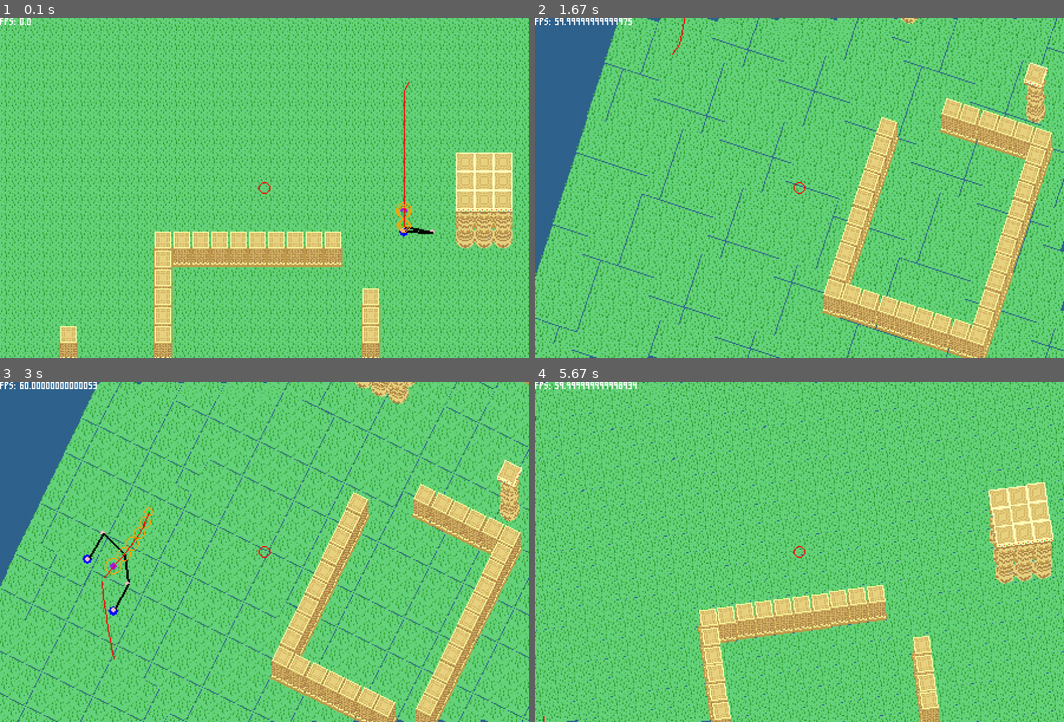
Above: before the commit, frames 1-4 (two rows, left to right).
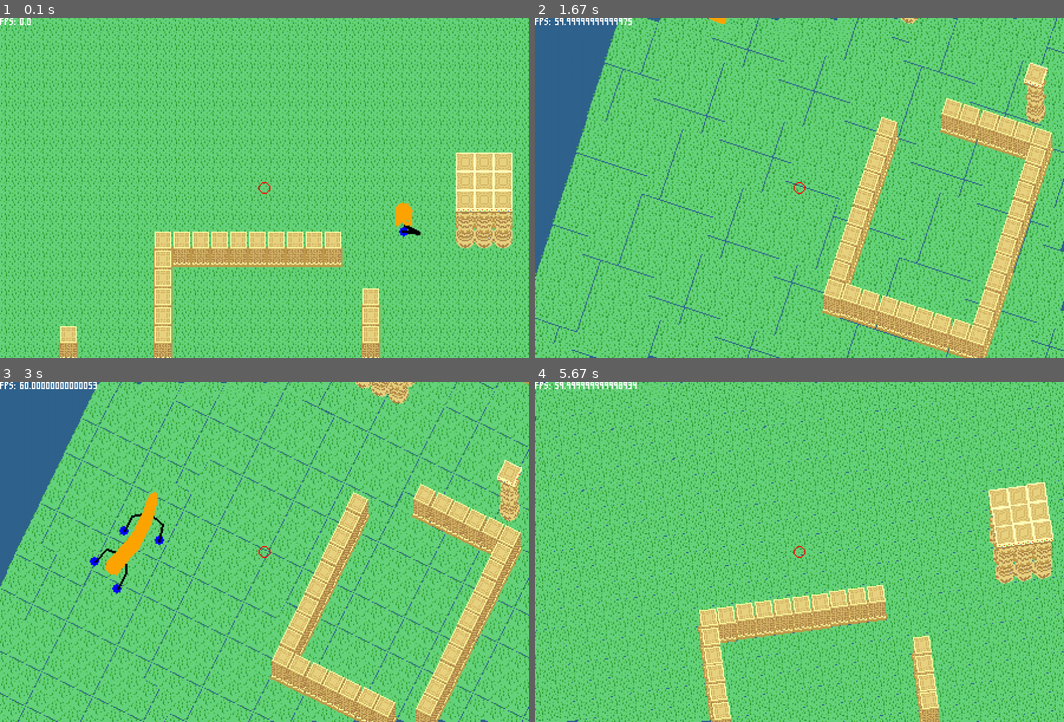
Above: after the commit, the same moments.

Repository: towella/testing-procedural-animation
Game: pygame game, started from code/main.py
Two runs of this game, one before a commit and one after it. Both use one fixed random seed, a clock stepped at 60 frames per second and the inputs below.
Inputs (mouse positions are in pixels of both pictures, inside the frame that each line leads up to):
- Up to frame 1 (0.1 s): no input
- Up to frame 2 (1.67 s): hold Right 0.33-0.8 s; move the mouse to (778, 201) at 0.37 s; hold Right 0.83-1.3 s; move the mouse to (968, 177) at 0.87 s; hold Left from 1.33 s (still down); move the mouse to (672, 191) at 1.37 s
- Up to frame 3 (3 s): release Left at 1.87 s; hold Left 1.9-2.37 s; move the mouse to (100, 501) at 1.93 s; hold Right from 2.4 s (still down); move the mouse to (343, 433) at 2.43 s
- Up to frame 4 (5.67 s): release Right at 3.03 s; hold Left 3.07-3.53 s; move the mouse to (862, 582) at 3.1 s; hold Right 3.57-4.03 s; move the mouse to (810, 436) at 3.6 s; hold Right 4.07-4.53 s; move the mouse to (609, 541) at 4.1 s; hold Left 4.57-5.1 s; move the mouse to (804, 589) at 4.6 s; hold Left 5.13-5.6 s; move the mouse to (783, 494) at 5.17 s; hold Right from 5.63 s (still down)

The runs differ from the first frame. In frame 1, 0.4% of the frame differs, in the area x 74-83%, y 18-65%; in frame 2, less than 0.1%; in frame 3, 1.2%, in the area x 15-32%, y 32-82%; in frame 4, less than 0.1%.

Commit message:
The Boi Has Body!
- Generating and rendering an outline polygon for a creature
- Outline is generated clockwise around the body with points to form a polygon which can then be rendered using inbuilt pygame functions

Diff:
--- a/code/creature.py
+++ b/code/creature.py
@@ -33,6 +33,9 @@
         # - Brain -
         self.brain = Brain(self.head)
 
+        # - Visuals -
+        self.outline_curve_segments = 3
+
 # -- initialisation --
 
     # initialises the body
@@ -43,7 +46,7 @@
             segment_spacing -= 1  # TODO TEST REMOVE (dynamically change spacing and circle size of segs)
             if segment_spacing < 1:  # TODO TEST REMOVE
                 segment_spacing = 1  # TODO TEST REMOVE
-            if i == 5 or i == 0:
+            if i == 4 or i == 0:
                 body_points.append(BodySegment(self.surface, spawn, segment_spacing, True, body_points[i]))
             else:
                 body_points.append(BodySegment(self.surface, spawn, segment_spacing, False, body_points[i]))
@@ -208,12 +211,63 @@
 
 # -- visual methods --
 
-    def draw(self):
+    # returns array of points from body segs to be drawn as a polygon using in built pygame method
+    # moving in a clockwise direction beginning with the head mid left (45deg front left)
+    def get_body_polygon(self):
+        polygon = []
+
+        # begin with head points moving clockwise
+        head = self.segments[0].get_pos()
+        head_angle = self.segments[0].get_rot() + math.pi/(self.outline_curve_segments + 1) * self.outline_curve_segments//2  # set angle to left (NOT 90deg)
+        head_rad = self.segments[0].get_radius()
+        for i in range(self.outline_curve_segments):
+            polygon.append([
+                head[0] + math.sin(head_angle) * head_rad,
+                head[1] + math.cos(head_angle) * head_rad
+            ])
+            head_angle -= math.pi/(self.outline_curve_segments + 1)  # increment angle clockwise by interval
+        right = []
+        left = []
+
+        # begins at head, works around body
+        for seg in range(len(self.segments)):
+            pos = self.segments[seg].get_pos()
+            angle = self.segments[seg].get_rot()
+            rad = self.segments[seg].get_radius()
+            right.append([pos[0] + math.sin(angle - math.pi/2) * rad, pos[1] + math.cos(angle - math.pi/2) * rad])
+            left.append([pos[0] + math.sin(angle + math.pi/2) * rad, pos[1] + math.cos(angle + math.pi/2) * rad])
+
+        # add in right side points
+        polygon += right
+
+        # add in tail points clockwise
+        tail = self.segments[-1].get_pos()
+        # flip angle to be facing in the reverse direction and set angle to right
+        tail_angle = self.segments[-1].get_rot() + math.pi + math.pi/(self.outline_curve_segments + 1) * self.outline_curve_segments//2
+        tail_rad = self.segments[-1].get_radius()
+        for i in range(self.outline_curve_segments):
+            polygon.append([
+                tail[0] + math.sin(tail_angle) * tail_rad,
+                tail[1] + math.cos(tail_angle) * tail_rad
+            ])
+            tail_angle -= math.pi/(self.outline_curve_segments + 1)  # increment angle clockwise by interval
+
+        # complete polygon with reversed left side list (reversed as we're moving clockwise)
+        left.reverse()
+        polygon += left
+
+        # TODO: sort points clockwise order to avoid breaking up of silhoutte
+        return polygon
+
+    def draw(self, dev):
         for segment in self.segments:
-            segment.draw()
-
-        for i in range(1, len(self.brain.path)):
-            pygame.draw.line(self.surface, "red", self.brain.path[i-1], self.brain.path[i], 1)
+            segment.draw(dev)
+
+        if dev:
+            for i in range(1, len(self.brain.path)):
+                pygame.draw.line(self.surface, "red", self.brain.path[i-1], self.brain.path[i], 1)
+
+        pygame.draw.polygon(self.surface, "orange", self.get_body_polygon(), 0)
 
 
 # --------- BODY ---------
@@ -252,10 +306,10 @@
         self.has_legs = legs
         if self.has_legs:
             # TODO define these parameters better (mainly for testing)
-            max_leg_length = 50
+            max_leg_length = 30
             number_elbows = 1
             target_angle = 30
-            step_interval = 150
+            step_interval = 90
             leg_thickness = 2
             seg_lengths = []  # [15, 60, 25, 5]
             self.legs = [LegPair(self.surface, self.pos, number_elbows, max_leg_length, target_angle, step_interval,
@@ -360,26 +414,27 @@
 
         self.prev_pos = self.pos  # store current pos in prev_pos ready for next frame
 
-    def draw(self):
+    def draw(self, dev):
         # -- feet --
         if self.has_legs:
             for leg in self.legs:
-                leg.draw()
+                leg.draw(dev)
 
         # -- body --
-        if self.head:
-            pygame.draw.circle(self.surface, 'purple', self.pos, 3)
-        else:
-            pygame.draw.circle(self.surface, 'green', self.pos, 1)
-        pygame.draw.circle(self.surface, 'orange', self.pos, self.radius, 1)
-
-        #pygame.draw.rect(self.surface, 'grey', self.hitbox, 1)  # TODO TESTING hitbox
-
-        # TODO TESTING self.rot
-        x = math.sin(self.rot) * 12
-        y = math.cos(self.rot) * 12
-        epos = (self.pos[0] + x, self.pos[1] + y)
-        pygame.draw.line(self.surface, 'red', self.pos, epos, 1)
+        if dev:
+            if self.head:
+                pygame.draw.circle(self.surface, 'purple', self.pos, 3)
+            else:
+                pygame.draw.circle(self.surface, 'green', self.pos, 1)
+            pygame.draw.circle(self.surface, 'orange', self.pos, self.radius, 1)
+
+            #pygame.draw.rect(self.surface, 'grey', self.hitbox, 1)  # TODO TESTING hitbox
+
+            # TODO TESTING self.rot
+            x = math.sin(self.rot) * 12
+            y = math.cos(self.rot) * 12
+            epos = (self.pos[0] + x, self.pos[1] + y)
+            pygame.draw.line(self.surface, 'red', self.pos, epos, 1)
 
 
 class LegPair:
@@ -529,18 +584,14 @@
         for i in range(len(self.legs)):
             self.legs[i].update(self.anchor, self.feet[i])
 
-    def draw(self):
-        # ------------ FEET BALLS ---------------
+    def draw(self, dev):
+        # ------------ FEET ---------------
         pygame.draw.circle(self.surface, 'blue', self.feet[0], 4)
         pygame.draw.circle(self.surface, 'blue', self.feet[1], 4)
 
-        # TODO testing
-        #pygame.draw.circle(self.surface, 'red', self.targets[0], 5, 1)
-        #pygame.draw.circle(self.surface, 'red', self.targets[1], 5, 1)
-
         # ----------- LEG SEGMENTS -------------
         for leg in self.legs:
-            leg.draw()
+            leg.draw(dev)
 
 
 class Appendage:
@@ -693,12 +744,14 @@
         self.target = target
         self.solve_joints()
 
-    def draw(self):
+    def draw(self, dev):
         # skip anchor joint
         for i in range(1, len(self.joints)):
             joint = self.joints[i]
             pygame.draw.line(self.surface, 'black', self.joints[i - 1], joint, self.line_weight)
-            pygame.draw.circle(self.surface, 'pink', joint, 2)
+
+            if dev:
+                pygame.draw.circle(self.surface, 'pink', joint, 2)
 
 
 # --------- BRAIN ---------
--- a/code/level.py
+++ b/code/level.py
@@ -168,7 +168,7 @@
 
             # TODO remove need for self.player_spawns
             spawn = self.player_spawns[self.starting_spawn]
-            body_segments = 6
+            body_segments = 8
             segment_spacing = 14
 
             creature = Creature(self, spawn, body_segments, segment_spacing)
@@ -325,7 +325,7 @@
         for layer in self.background_layers:
             self.draw_tile_layer(layer)
         for creature in self.creatures:
-            creature.draw()
+            creature.draw(self.dev_debug)
         player.draw()
         self.draw_tile_layer(self.collideable)
         for layer in self.foreground_layers:
--- a/code/player.py
+++ b/code/player.py
@@ -12,7 +12,7 @@
         self.radius = radius
 
         self.rot = 0  # in RAD
-        self.speed = 2
+        self.speed = 5
         self.direction = [0, 0]
 
     def get_input(self):
